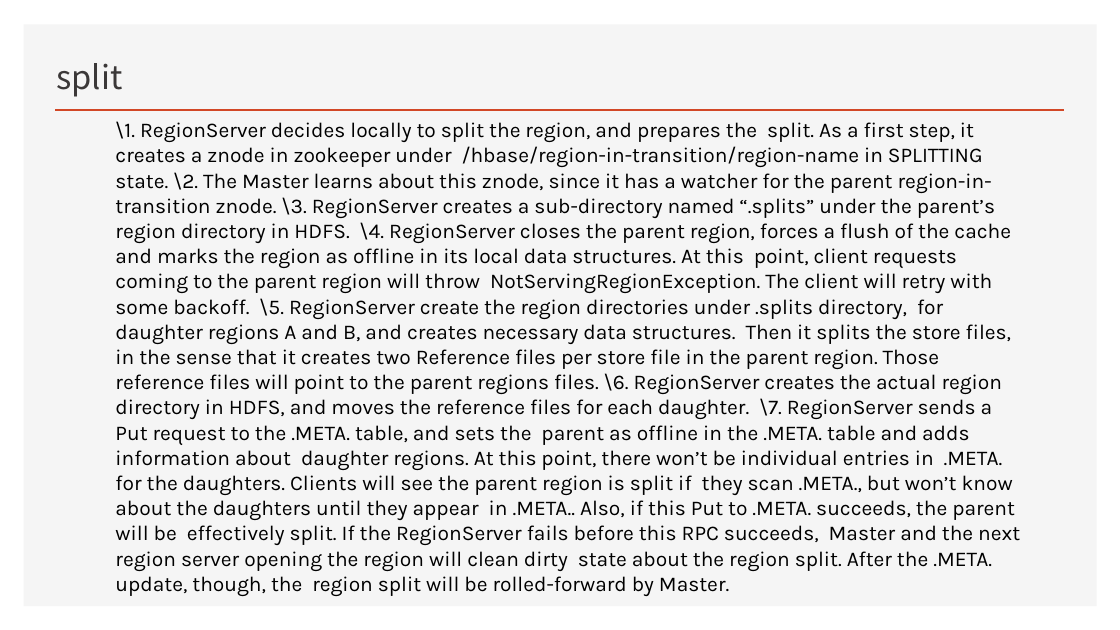
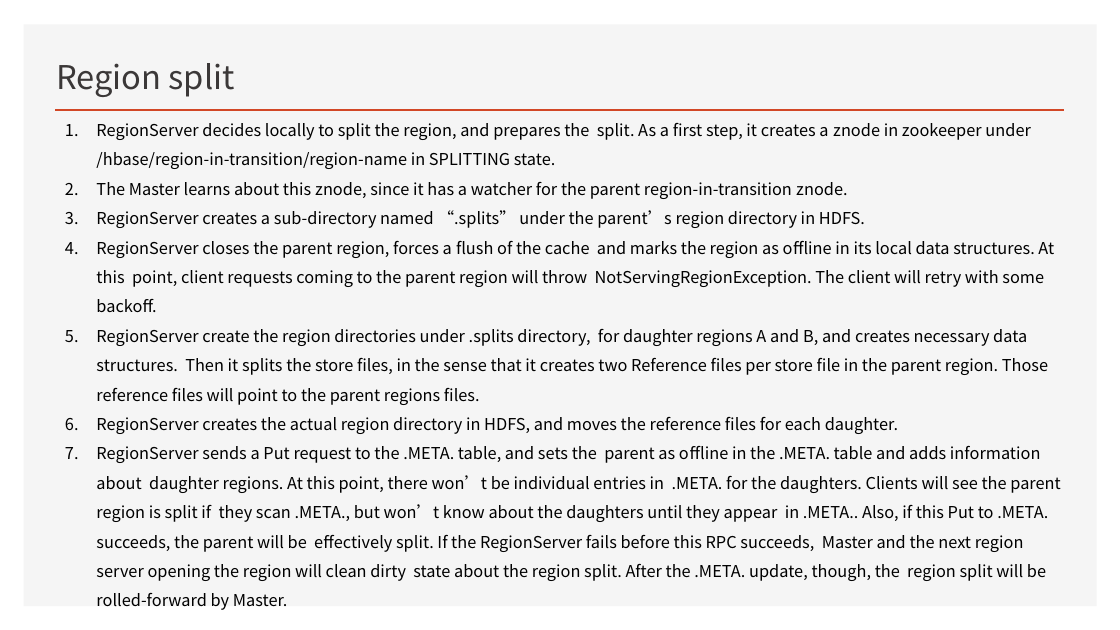
Before and after one commit to Zhangwusheng/Zhangwusheng.github.io, a slide deck: slide 52 of _posts/Hbase基本原理副本.pptx (slide 54 before the commit). Drawn at 1120x630 pixels with LibreOffice and Linux fonts; fonts in the diff are those of the drawing. Boxes give left, top, right and bottom in pixels: in the first picture for what was removed or moved away, otherwise in the second. Text is boxed around its words. In the diff, an @@ line names an element or a change of style, - is before the commit and + after.

```diff
--- a/_posts/Hbase基本原理副本.pptx
+++ b/_posts/Hbase基本原理副本.pptx
@@ title at [56,63,235,97]: text changed @@
-split
+Region split
@@ text at [96,123,1060,610]: text changed; size 18 to 14 pt; font Karla to Noto Sans CJK SC @@
-\1. RegionServer decides locally to split the region, and prepares the split. As a first step, it creates a znode in zookeeper under /hbase/region-in-transition/region-name in SPLITTING state. \2. The Master learns about this znode, since it has a watcher for the parent region-in-transition znode. \3. RegionServer creates a sub-directory named “.splits” under the parent’s region directory in HDFS. \4. RegionServer closes the parent region, forces a flush of the cache and marks the region as offline in its local data structures. At this point, client requests coming to the parent region will throw NotServingRegionException. The client will retry with some backoff. \5. RegionServer create the region directories under .splits directory, for daughter regions A and B, and creates necessary data structures. Then it splits the store files, in the sense that it creates two Reference files per store file in the parent region. Those reference files will point to the parent regions files. \6. RegionServer creates the actual region directory in HDFS, and moves the reference files for each daughter. \7. RegionServer sends a Put request to the .META. table, and sets the parent as offline in the .META. table and adds information about daughter regions. At this point, there won’t be individual entries in .META. for the daughters. Clients will see the parent region is split if they scan .META., but won’t know about the daughters until they appear in .META.. Also, if this Put to .META. succeeds, the parent will be effectively split. If the RegionServer fails before this RPC succeeds, Master and the next region server opening the region will clean dirty state about the region split. After the .META. update, though, the region split will be rolled-forward by Master.
+1. RegionServer decides locally to split the region, and prepares the split. As a first step, it creates a znode in zookeeper under /hbase/region-in-transition/region-name in SPLITTING state.
+2. The Master learns about this znode, since it has a watcher for the parent region-in-transition znode.
+3. RegionServer creates a sub-directory named “.splits” under the parent’s region directory in HDFS.
+4. RegionServer closes the parent region, forces a flush of the cache and marks the region as offline in its local data structures. At this point, client requests coming to the parent region will throw NotServingRegionException. The client will retry with some backoff.
+5. RegionServer create the region directories under .splits directory, for daughter regions A and B, and creates necessary data structures. Then it splits the store files, in the sense that it creates two Reference files per store file in the parent region. Those reference files will point to the parent regions files.
+6. RegionServer creates the actual region directory in HDFS, and moves the reference files for each daughter.
+7. RegionServer sends a Put request to the .META. table, and sets the parent as offline in the .META. table and adds information about daughter regions. At this point, there won’t be individual entries in .META. for the daughters. Clients will see the parent region is split if they scan .META., but won’t know about the daughters until they appear in .META.. Also, if this Put to .META. succeeds, the parent will be effectively split. If the RegionServer fails before this RPC succeeds, Master and the next region server opening the region will clean dirty state about the region split. After the .META. update, though, the region split will be rolled-forward by Master.
```
Also in this commit, not shown: 18 other slides changed, 3 slides removed.
